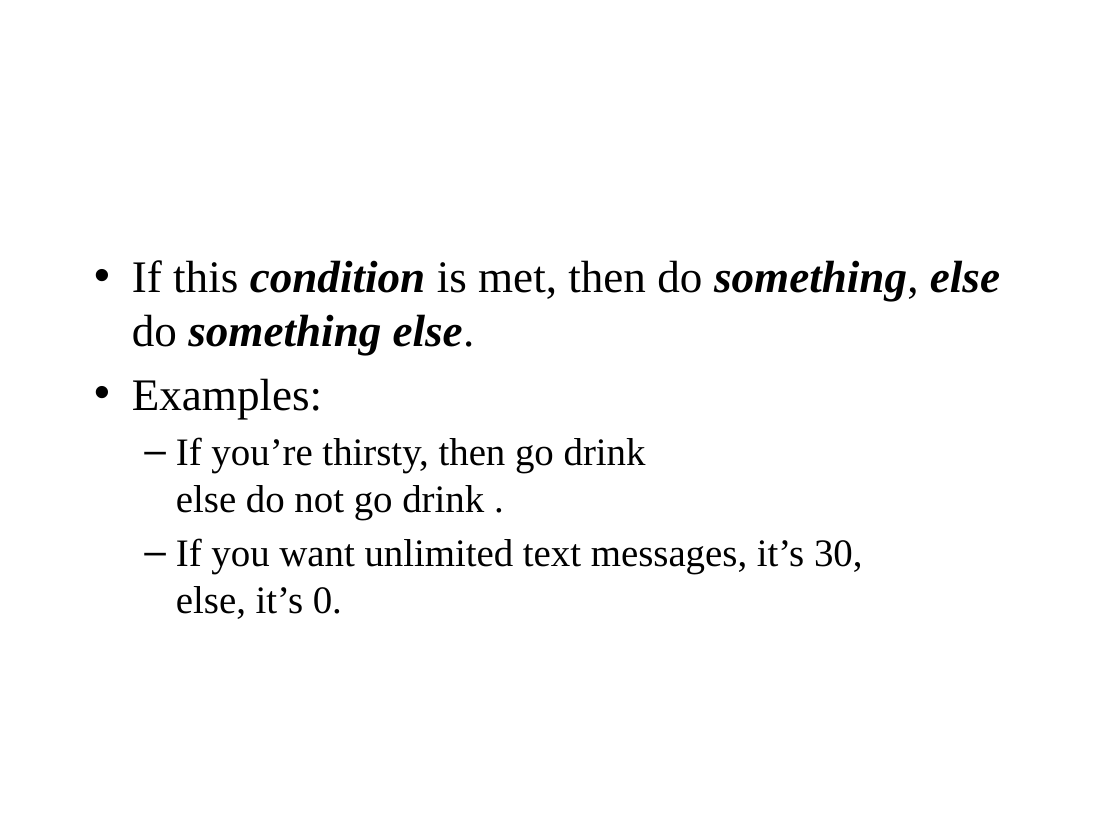
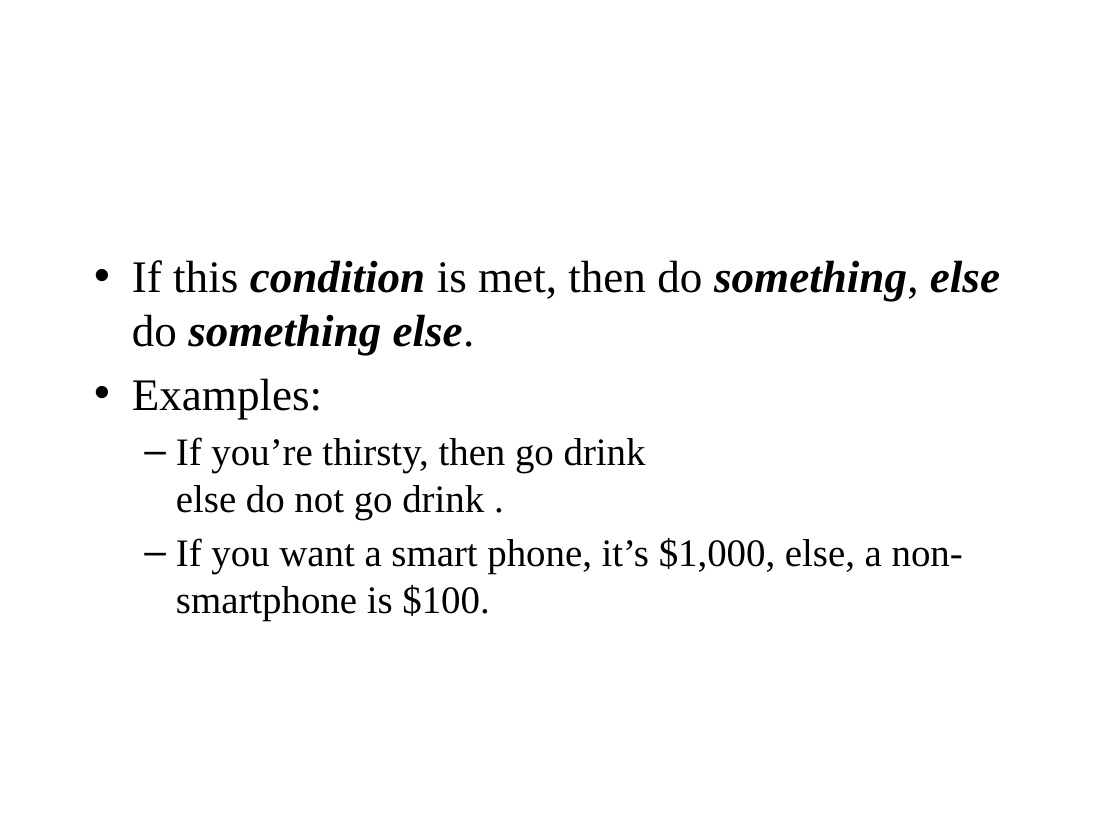
Before and after one commit to thanh81/VBA-Class, a slide deck: slide 12 of VBA Lecture.pptx. Drawn at 1120x840 pixels with LibreOffice and Linux fonts; fonts in the diff are those of the drawing; background and template pictures are left out. Boxes give left, top, right and bottom in pixels: in the first picture for what was removed or moved away, otherwise in the second. Text is boxed around its words. In the diff, an @@ line names an element or a change of style, - is before the commit and + after.

```diff
--- a/VBA Lecture.pptx
+++ b/VBA Lecture.pptx
@@ text at <box>176,538,963,621</box>: text changed @@
-  – If you want unlimited text messages, it’s 30,
-    else, it’s 0.
+  – If you want a smart phone, it’s $1,000, else, a non-smartphone is $100.
```
Also in this commit, not shown: 2 other slides changed, 1 other file.
